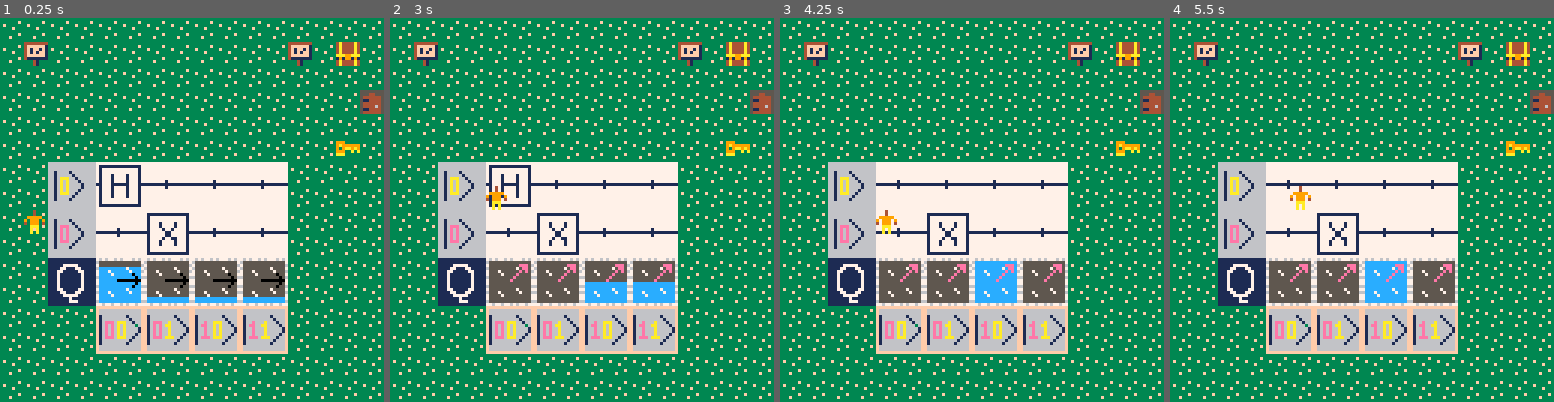
Above: before the commit, frames 1-4 (left to right).
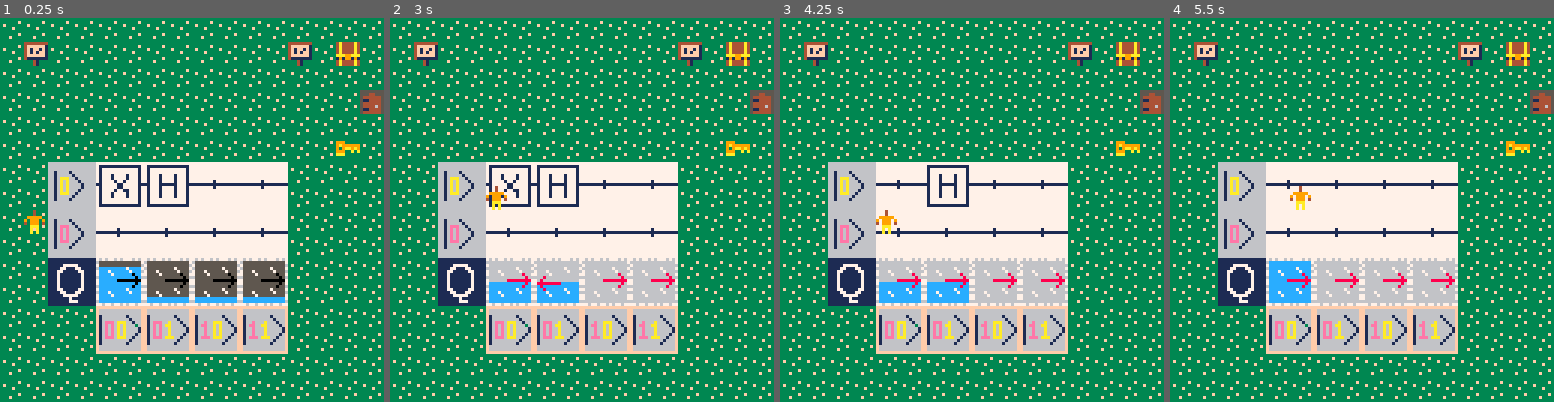
Above: after the commit, the same moments.

Repository: JavaFXpert/QiskitBlocksPico
Game: PICO-8 cartridge qiskitblocks.p8
The game is run twice, just before and just after one commit, with the same random seed, the same clock (stepped at 60 frames per second) and the same inputs.
Inputs:
- Up to frame 1 (0.25 s): no input
- Up to frame 2 (3 s): tap X (X key) at 0.33, 1.07, 1.85, 2.97 s; tap O (Z key) at 0.7, 1.7, 2.1, 2.5, 2.9 s; hold Right 1.6-2.1 s; hold Up 2.15-2.42 s; hold Right from 2.47 s (still down)
- Up to frame 3 (4.25 s): release Right at 3.03 s; hold Left 3.08-3.58 s; tap O (Z key) at 3.3, 3.7, 4.1 s; hold Down 3.63-3.97 s; hold Right from 4.02 s (still down); tap X (X key) at 4.08 s
- Up to frame 4 (5.5 s): tap O (Z key) at 4.5, 4.9, 5.3 s; release Right at 4.68 s; hold Up 4.73-5.03 s; hold Left from 5.08 s (still down); tap X (X key) at 5.2 s

The runs differ from the first frame. In frame 1, 1.0% of the frame differs, in the area x 28-50%, y 38-62%; in frame 2, 5.6%, in the area x 25-75%, y 38-75%; in frame 3, 5.5%; in frame 4, 5.1%.

Commit message:
Add files via upload

Diff:
--- a/qiskitblocks.p8
+++ b/qiskitblocks.p8
@@ -636,10 +636,10 @@
 --test circuit 1
  circ.new(2,4)
  local nd=qbnode()
+ nd.new(node_types.x,0,0)
+ circ.set_node(1,1,nd)
  nd.new(node_types.h)
- circ.set_node(1,1,nd)
- nd.new(node_types.x,0,0)
- circ.set_node(2,2,nd)
+ circ.set_node(1,2,nd)
  local qc=circ.comp_circ()
 
  circ.set_pos(2,10)
@@ -841,18 +841,20 @@
 
   for col_num=1,min(#sel_sv, sel_circ.ncols()) do
     local amp = sel_sv[col_num]
+    printh(amp.r.."+"..amp.i.."i")
     local phase_rad =
       (complex.polar_radians(amp) +
       math.pi*2)%(math.pi*2)
+    --printh("phase_rad: "..phase_rad)
     local p4_rads=0
     local thresh=0.0001
     if abs(phase_rad-0)>thresh and
         abs(phase_rad-math.pi*2)>thresh then
       p4_rads = flr(phase_rad*pi_rads/math.pi+0.5)
-      printh("phase_rad: "..phase_rad..", p4_rads: "..p4_rads)
     end
-    if p4_rads<1 then
-      p4_rads=1
+    printh("phase_rad: "..phase_rad..", p4_rads: "..p4_rads)
+    if p4_rads<0 then
+      p4_rads=0
     elseif p4_rads>pi_rads*2 then
       p4_rads=pi_rads*2
     end
@@ -870,7 +872,7 @@
       my*8,2,2)
 
     local spr_phase_tile=
-      first_phase_tile+(p4_rads)*2
+      first_phase_tile+p4_rads*2
 
     spr(spr_phase_tile,
       (mx+col_num*2)*8,
@@ -931,8 +933,18 @@
       return string.format("(%g,%g)", c.r, c.i)
   end
 
+  -- function complex.polar_radians(c)
+  --     return atan2( c.i, c.r )
+  -- end
+
+  --modified for pico atan2 behavior
   function complex.polar_radians(c)
-      return atan2( c.i, c.r )
+    local norm_atan2=0
+    if c.r~=0 or c.i~=0 then
+      local pico_atan2=atan2( c.r, -c.i )
+      norm_atan2=pico_atan2*2
+    end
+    return norm_atan2 * math.pi
   end
 
   return complex
Not shown, changed: 41 lines of the sprite sheet (__gfx__) section of qiskitblocks.p8
